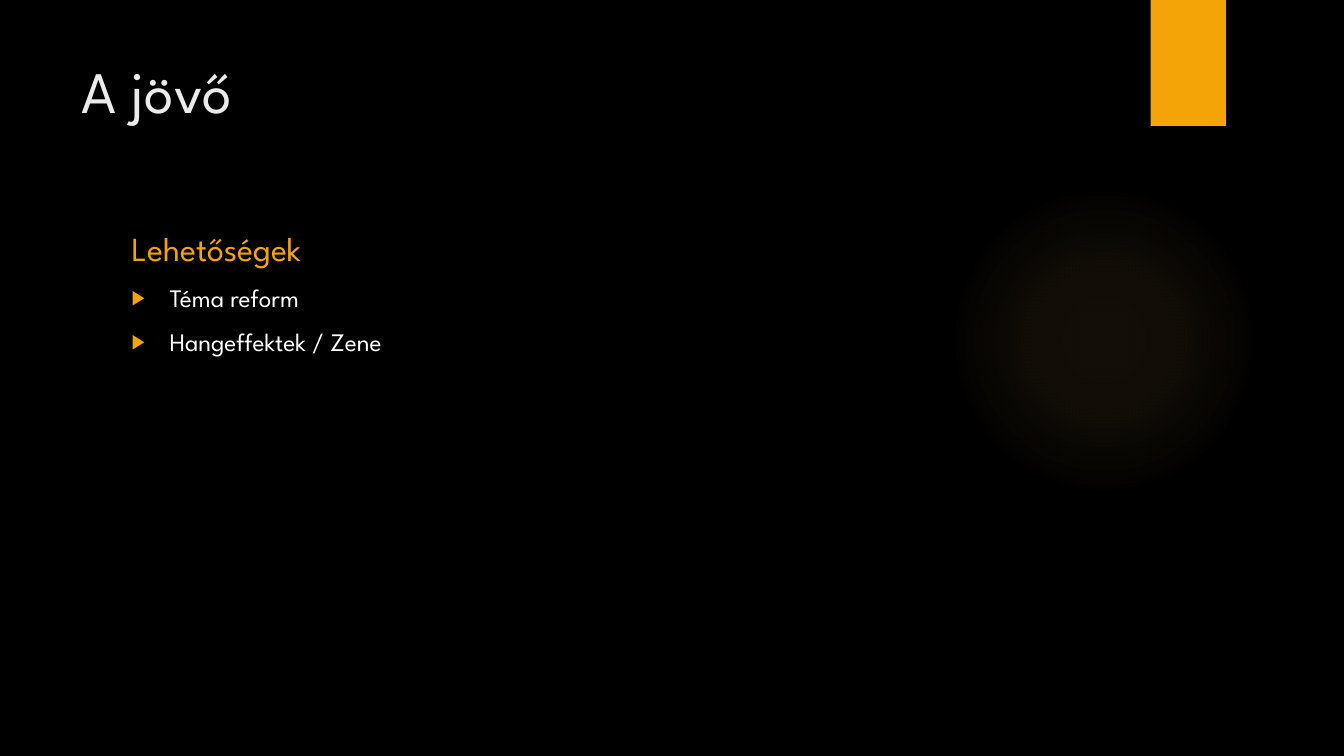
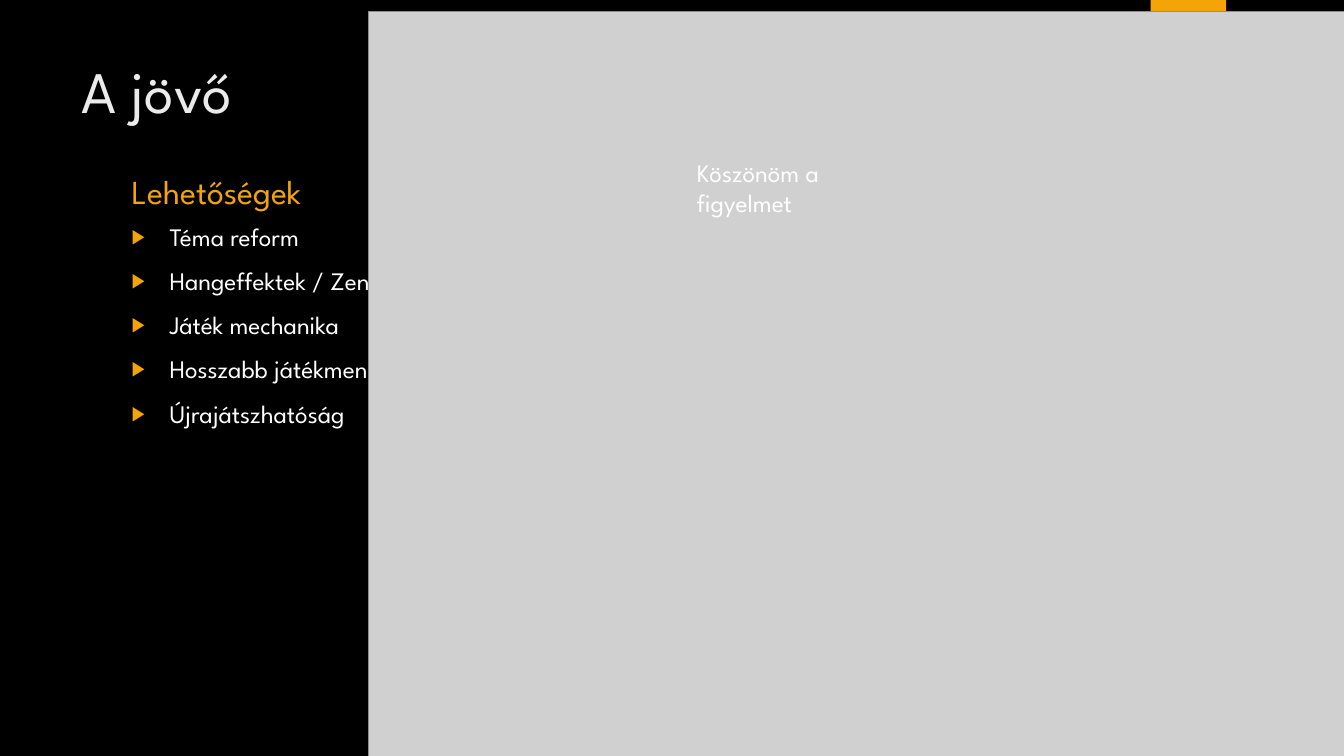
Before and after one commit to kecskeszsoltistvan/OrdogEsPokol, a slide deck: slide 9 of Ne érj a piroshoz.pptx. Drawn at 1344x756 pixels with LibreOffice and Linux fonts; fonts in the diff are those of the drawing; grey boxes stand for pictures; background and template pictures are left out. Boxes give left, top, right and bottom in pixels: in the first picture for what was removed or moved away, otherwise in the second. Text is boxed around its words. In the diff, an @@ line names an element or a change of style, - is before the commit and + after.

```diff
--- a/Ne érj a piroshoz.pptx
+++ b/Ne érj a piroshoz.pptx
@@ picture added at (369,12,1344,756) @@
@@ text "Lehetőségek": place and size @@
-text "Lehetőségek" at (132,238,301,269)
+text "Lehetőségek" at (132,181,301,212)
@@ text added at (697,166,819,217), 18 pt, text #FFFFFF @@
+Köszönöm a figyelmet
@@ ellipse removed at (949,185,1259,495) @@
@@ text "Téma reform": place and size @@
-text "Téma reform" at (170,289,381,357)
+text "Téma reform" at (170,228,388,429)
@@ text at (170,316,388,429): paragraphs added @@
+▶ Játék mechanika
+▶ Hosszabb játékmenet
+▶ Újrajátszhatóság
```
Also in this commit, not shown: 2 other slides changed, 1 slide added.
